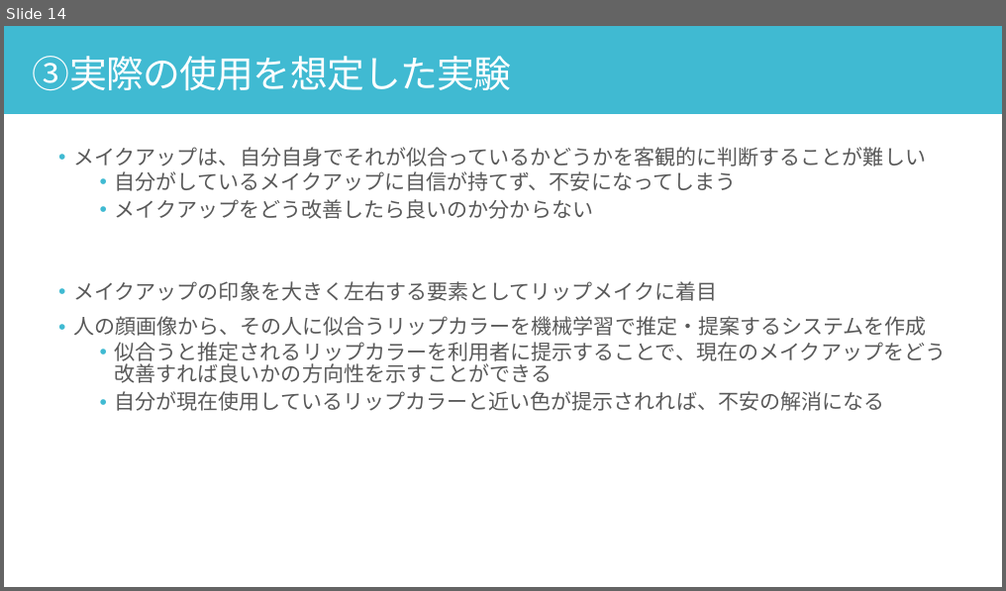
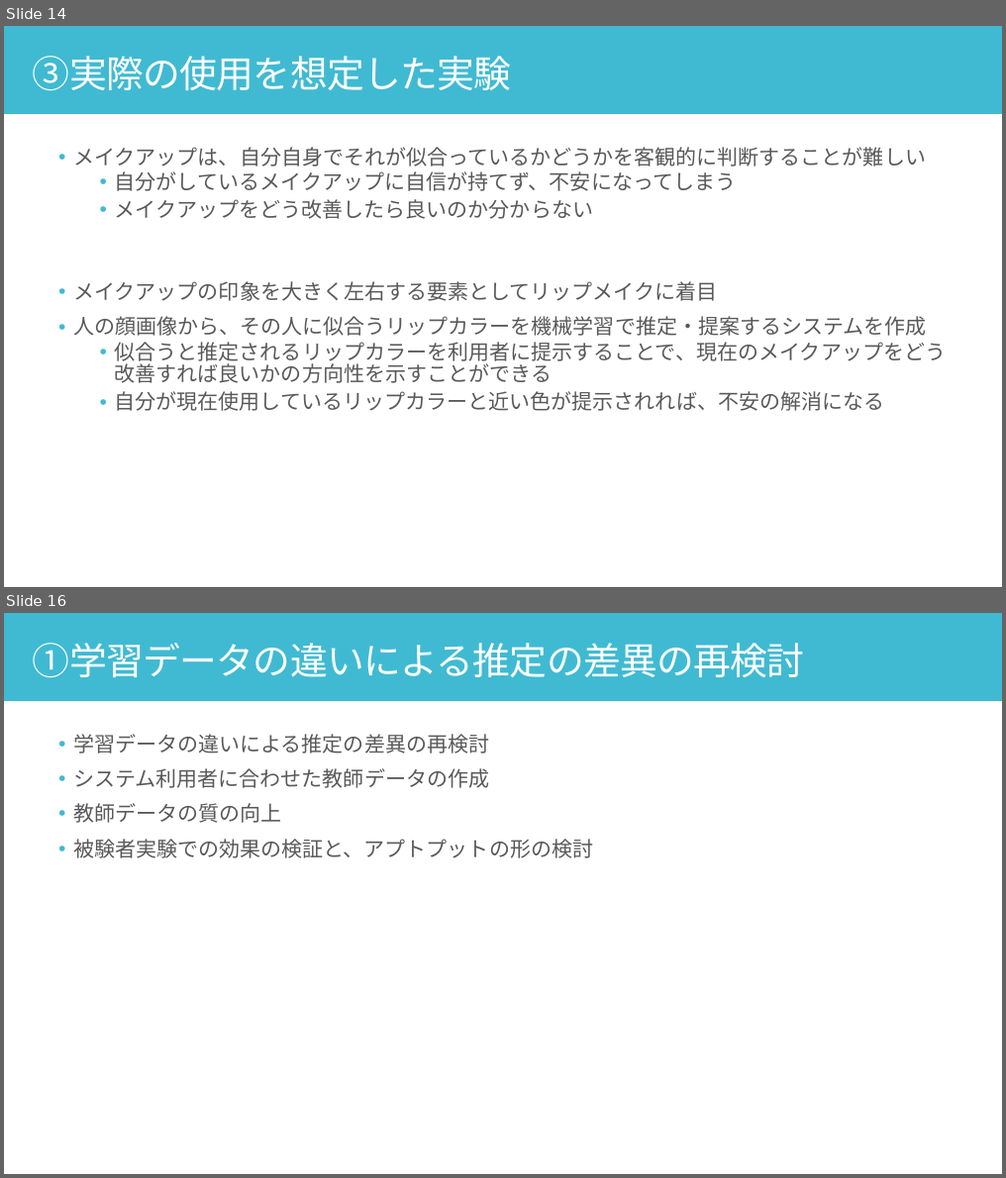
Before and after one commit to yuu5322/sci23, a slide deck: 口頭試問.pptx. Shown one above the other, each under a label of ours: slide 14 before the commit, slides 14 and 16 after it; the slides between them are not shown. The pictures are 1006x591 and 1006x1178 pixels, drawn with LibreOffice and Linux fonts; fonts in the diff are those of the drawing. Boxes give left, top, right and bottom in pixels: in the first picture for what was removed or moved away, otherwise in the second. Text is boxed around its words. In the diff, an @@ line names an element or a change of style, - is before the commit and + after.

```diff
--- a/口頭試問.pptx
+++ b/口頭試問.pptx
@@ slide 16 added at bbox=[4, 613, 1002, 1174], background #FFFFFF @@
@@ rectangle added at bbox=[4, 613, 1002, 701], fill #40BAD2 @@
@@ text added at bbox=[32, 643, 804, 677], 36 pt, text #FFFFFF @@
+①学習データの違いによる推定の差異の再検討
@@ text added at bbox=[73, 734, 593, 859], 20 pt, text #595959 @@
+• 学習データの違いによる推定の差異の再検討
+• システム利用者に合わせた教師データの作成
+• 教師データの質の向上
+• 被験者実験での効果の検証と、アプトプットの形の検討
```
Also in this commit, not shown: 2 slides changed, 3 other slides added.
